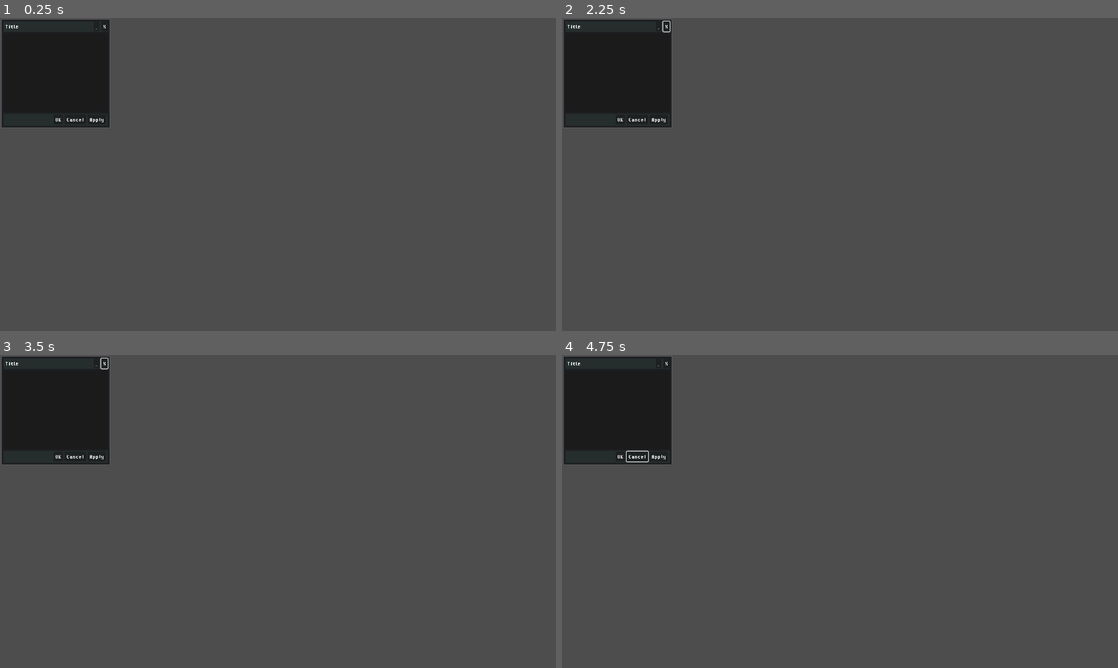
Above: before the commit, frames 1-4 (two rows, left to right).
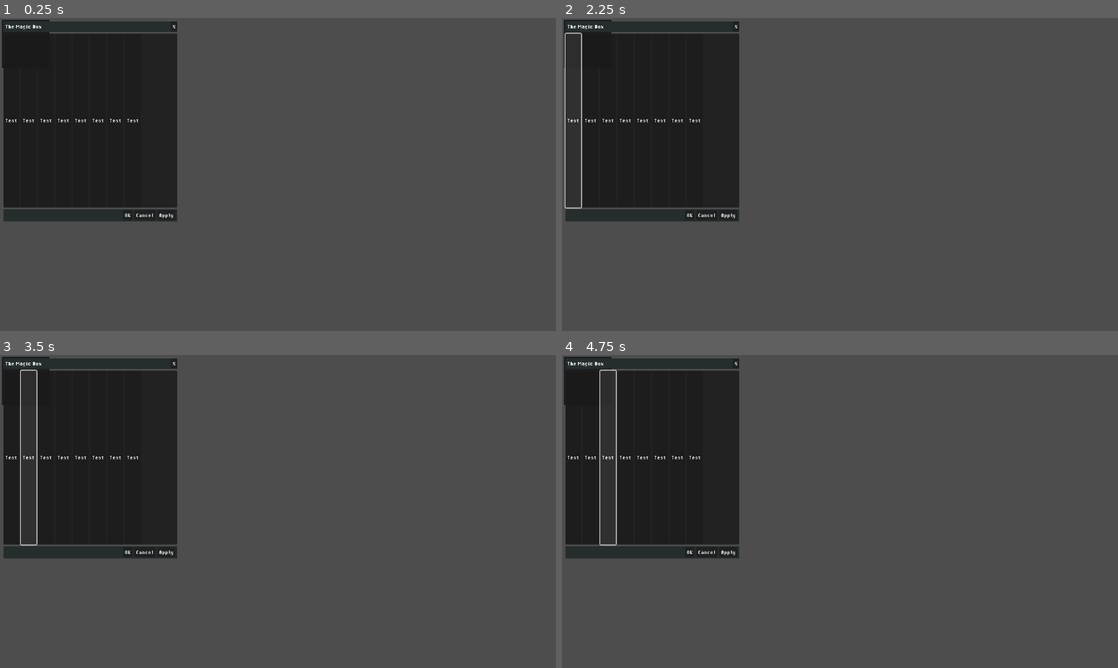
Above: after the commit, the same moments.

Repository: crazeejeeves/godot-experiments
Game: Godot game, scene res://ui_components/ui_test.tscn
Same seed, same stepped clock (60 frames per second), same inputs: the game is played once before the commit and once after it.
Inputs (mouse positions are in pixels of both pictures, inside the frame that each line leads up to):
- Up to frame 1 (0.25 s): no input
- Up to frame 2 (2.25 s): click (656, 27) at 0.5 s, where only the run before the commit has a clickable "_"; click "X" at 1.25 s; click (573, 121) at 2 s, where only the run after the commit has a clickable "Test"
- Up to frame 3 (3.5 s): click (27, 458) at 2.75 s, where only the run after the commit has a clickable "Test"
- Up to frame 4 (4.75 s): click "Cancel" at 3.5 s; click (606, 458) at 4.25 s, where only the run after the commit has a clickable "Test"

The runs differ from the first frame. In frame 1, 13% of the frame differs, in the area x 0-32%, y 0-65%; in frame 2, 14%; in frame 3, 14%; in frame 4, 14%.

Commit message:
Added configuration API to UIBaseDialog

Diff:
--- a/ui_components/components/base_dialog.tscn
+++ /dev/null
@@ -1,110 +0,0 @@
-[gd_scene load_steps=3 format=3 uid="uid://l2imaovngp4o"]
-
-[ext_resource type="Theme" uid="uid://ckiub1d61j00q" path="res://assets/theme_experimental.tres" id="1_f2nq2"]
-[ext_resource type="Texture2D" uid="uid://bnfkql06x4ukn" path="res://ui_components/ui-protoype.png" id="2_av0fp"]
-
-[node name="dialog_bg" type="NinePatchRect"]
-custom_minimum_size = Vector2(0, 120)
-offset_right = 256.0
-offset_bottom = 256.0
-theme = ExtResource("1_f2nq2")
-texture = ExtResource("2_av0fp")
-region_rect = Rect2(-0.211121, 0.0343952, 64.0951, 64.4221)
-patch_margin_left = 59
-patch_margin_top = 5
-patch_margin_right = 59
-patch_margin_bottom = 5
-axis_stretch_horizontal = 1
-axis_stretch_vertical = 1
-
-[node name="window_margins" type="MarginContainer" parent="."]
-layout_mode = 1
-anchors_preset = 15
-anchor_right = 1.0
-anchor_bottom = 1.0
-grow_horizontal = 2
-grow_vertical = 2
-theme_override_constants/margin_left = 8
-theme_override_constants/margin_top = 8
-theme_override_constants/margin_right = 8
-theme_override_constants/margin_bottom = 8
-
-[node name="window_body" type="VBoxContainer" parent="window_margins"]
-layout_mode = 2
-
-[node name="header" type="ColorRect" parent="window_margins/window_body"]
-custom_minimum_size = Vector2(0, 24)
-layout_mode = 2
-color = Color(0.14902, 0.176471, 0.176471, 1)
-
-[node name="header_margins" type="MarginContainer" parent="window_margins/window_body/header"]
-layout_mode = 1
-anchors_preset = 15
-anchor_right = 1.0
-anchor_bottom = 1.0
-grow_horizontal = 2
-grow_vertical = 2
-size_flags_horizontal = 3
-theme_override_constants/margin_left = 4
-
-[node name="header_container" type="HBoxContainer" parent="window_margins/window_body/header/header_margins"]
-layout_mode = 2
-size_flags_vertical = 0
-
-[node name="title" type="Label" parent="window_margins/window_body/header/header_margins/header_container"]
-layout_mode = 2
-size_flags_horizontal = 2
-size_flags_vertical = 1
-text = "Title"
-vertical_alignment = 1
-
-[node name="collapse" type="Button" parent="window_margins/window_body/header/header_margins/header_container"]
-layout_mode = 2
-size_flags_horizontal = 8
-size_flags_vertical = 4
-text = "_"
-
-[node name="close" type="Button" parent="window_margins/window_body/header/header_margins/header_container"]
-layout_mode = 2
-size_flags_horizontal = 8
-size_flags_vertical = 4
-text = "X"
-
-[node name="content" type="PanelContainer" parent="window_margins/window_body"]
-custom_minimum_size = Vector2(0, 50)
-layout_mode = 2
-size_flags_vertical = 3
-
-[node name="footer" type="ColorRect" parent="window_margins/window_body"]
-custom_minimum_size = Vector2(0, 28)
-layout_mode = 2
-color = Color(0.14902, 0.176471, 0.176471, 1)
-
-[node name="footer_margins" type="MarginContainer" parent="window_margins/window_body/footer"]
-layout_mode = 1
-anchors_preset = 15
-anchor_right = 1.0
-anchor_bottom = 1.0
-grow_horizontal = 2
-grow_vertical = 2
-theme_override_constants/margin_left = 4
-theme_override_constants/margin_top = 2
-theme_override_constants/margin_right = 4
-theme_override_constants/margin_bottom = 2
-
-[node name="footer_container" type="HBoxContainer" parent="window_margins/window_body/footer/footer_margins"]
-layout_mode = 2
-size_flags_horizontal = 8
-size_flags_vertical = 4
-
-[node name="ok" type="Button" parent="window_margins/window_body/footer/footer_margins/footer_container"]
-layout_mode = 2
-text = "OK"
-
-[node name="cancel" type="Button" parent="window_margins/window_body/footer/footer_margins/footer_container"]
-layout_mode = 2
-text = "Cancel"
-
-[node name="apply" type="Button" parent="window_margins/window_body/footer/footer_margins/footer_container"]
-layout_mode = 2
-text = "Apply"
--- /dev/null
+++ b/ui_components/components/ui_base_dialog.gd
@@ -0,0 +1,73 @@
+class_name UIBaseDialog
+extends Control
+
+
+signal ok_pressed
+signal cancel_pressed
+signal apply_pressed
+signal close_pressed
+
+
+enum UIDialogActions {
+    UIDA_CUSTOM = 0,
+    UIDA_OK = 1,
+    UIDA_CANCEL = 2,
+    UIDA_APPLY = 4
+}
+
+
+@export var title: StringName = "Title":
+    get:
+        return title
+    set(value):
+        title = value
+        %title.text = title
+
+@export_flags("OK", "Cancel", "Apply") var action_flags: int = int(UIDialogActions.UIDA_OK)
+
+
+@onready var _ui_title: Label = %title
+#@onready var _ui_action_container: HBoxContainer = %action_container
+
+
+func _ready():
+    _ui_title.text = title
+    _configure_default_actions()
+
+
+func add_content(content: Control) -> void:
+    if !content:
+        return
+
+    var prev_content: Control = %body.get_child(0)
+    if prev_content:
+        %body.remove_child(prev_content)
+
+    %body.add_child(content)
+    content.size_flags_horizontal = Control.SIZE_FILL
+    content.size_flags_vertical = Control.SIZE_FILL
+
+
+func _configure_default_actions() -> void:
+    %action_ok.visible = bool(action_flags & UIDialogActions.UIDA_OK)
+    %action_cancel.visible = bool(action_flags & UIDialogActions.UIDA_CANCEL)
+    %action_apply.visible = bool(action_flags & UIDialogActions.UIDA_APPLY)
+
+    _register_action(%action_ok, UIDialogActions.UIDA_OK, -1)
+    _register_action(%action_cancel, UIDialogActions.UIDA_CANCEL, -1)
+    _register_action(%action_apply, UIDialogActions.UIDA_APPLY, -1)
+
+
+func _register_action(control: BaseButton, action_type: UIDialogActions, id: int, callback: Callable = _on_action_pressed) -> void:
+    var bound_pressed_callback = callback.bind(action_type, id)
+    control.pressed.connect(bound_pressed_callback)
+
+
+func _on_action_pressed(action_type: UIDialogActions, _id: int) -> void:
+    match(action_type):
+        UIDialogActions.UIDA_OK:
+            ok_pressed.emit()
+        UIDialogActions.UIDA_CANCEL:
+            cancel_pressed.emit()
+        UIDialogActions.UIDA_APPLY:
+            apply_pressed.emit()
--- /dev/null
+++ b/ui_components/components/ui_base_dialog.tscn
@@ -0,0 +1,122 @@
+[gd_scene load_steps=4 format=3 uid="uid://xwn2ksvvw3mb"]
+
+[ext_resource type="Theme" uid="uid://ckiub1d61j00q" path="res://assets/theme_experimental.tres" id="1_f2nq2"]
+[ext_resource type="Script" path="res://ui_components/components/ui_base_dialog.gd" id="1_rp3y7"]
+[ext_resource type="Texture2D" uid="uid://bnfkql06x4ukn" path="res://ui_components/ui-protoype.png" id="2_av0fp"]
+
+[node name="Control" type="Control"]
+custom_minimum_size = Vector2(0, 120)
+layout_mode = 3
+anchor_right = 1.0
+anchor_bottom = 1.0
+offset_right = -1080.0
+offset_bottom = -520.0
+size_flags_horizontal = 3
+size_flags_vertical = 3
+script = ExtResource("1_rp3y7")
+
+[node name="dialog_bg" type="NinePatchRect" parent="."]
+custom_minimum_size = Vector2(0, 120)
+layout_mode = 1
+anchors_preset = -1
+anchor_right = 1.0
+anchor_bottom = 1.0
+theme = ExtResource("1_f2nq2")
+texture = ExtResource("2_av0fp")
+region_rect = Rect2(-0.211121, 0.0343952, 64.0951, 64.4221)
+patch_margin_left = 59
+patch_margin_top = 5
+patch_margin_right = 59
+patch_margin_bottom = 5
+axis_stretch_horizontal = 1
+axis_stretch_vertical = 1
+
+[node name="window_margins" type="MarginContainer" parent="dialog_bg"]
+layout_mode = 1
+anchors_preset = -1
+anchor_right = 1.0
+anchor_bottom = 1.0
+theme_override_constants/margin_left = 8
+theme_override_constants/margin_top = 8
+theme_override_constants/margin_right = 8
+theme_override_constants/margin_bottom = 8
+
+[node name="window_clientarea" type="VBoxContainer" parent="dialog_bg/window_margins"]
+layout_mode = 2
+
+[node name="header" type="ColorRect" parent="dialog_bg/window_margins/window_clientarea"]
+custom_minimum_size = Vector2(0, 24)
+layout_mode = 2
+color = Color(0.14902, 0.176471, 0.176471, 1)
+
+[node name="margins" type="MarginContainer" parent="dialog_bg/window_margins/window_clientarea/header"]
+layout_mode = 1
+anchors_preset = 15
+anchor_right = 1.0
+anchor_bottom = 1.0
+grow_horizontal = 2
+grow_vertical = 2
+size_flags_horizontal = 3
+theme_override_constants/margin_left = 4
+
+[node name="container" type="HBoxContainer" parent="dialog_bg/window_margins/window_clientarea/header/margins"]
+layout_mode = 2
+size_flags_vertical = 0
+
+[node name="title" type="Label" parent="dialog_bg/window_margins/window_clientarea/header/margins/container"]
+unique_name_in_owner = true
+layout_mode = 2
+size_flags_horizontal = 3
+size_flags_vertical = 1
+text = "Title"
+vertical_alignment = 1
+
+[node name="close" type="Button" parent="dialog_bg/window_margins/window_clientarea/header/margins/container"]
+layout_mode = 2
+size_flags_horizontal = 8
+size_flags_vertical = 4
+text = "X"
+
+[node name="body" type="PanelContainer" parent="dialog_bg/window_margins/window_clientarea"]
+unique_name_in_owner = true
+custom_minimum_size = Vector2(0, 50)
+layout_mode = 2
+size_flags_vertical = 3
+
+[node name="footer" type="ColorRect" parent="dialog_bg/window_margins/window_clientarea"]
+custom_minimum_size = Vector2(0, 28)
+layout_mode = 2
+color = Color(0.14902, 0.176471, 0.176471, 1)
+
+[node name="margins" type="MarginContainer" parent="dialog_bg/window_margins/window_clientarea/footer"]
+layout_mode = 1
+anchors_preset = 15
+anchor_right = 1.0
+anchor_bottom = 1.0
+grow_horizontal = 2
+grow_vertical = 2
+theme_override_constants/margin_left = 4
+theme_override_constants/margin_top = 2
+theme_override_constants/margin_right = 4
+theme_override_constants/margin_bottom = 2
+
+[node name="action_container" type="HBoxContainer" parent="dialog_bg/window_margins/window_clientarea/footer/margins"]
+unique_name_in_owner = true
+layout_mode = 2
+size_flags_horizontal = 8
+size_flags_vertical = 4
+
+[node name="action_ok" type="Button" parent="dialog_bg/window_margins/window_clientarea/footer/margins/action_container"]
+unique_name_in_owner = true
+layout_mode = 2
+text = "OK"
+
+[node name="action_cancel" type="Button" parent="dialog_bg/window_margins/window_clientarea/footer/margins/action_container"]
+unique_name_in_owner = true
+layout_mode = 2
+text = "Cancel"
+
+[node name="action_apply" type="Button" parent="dialog_bg/window_margins/window_clientarea/footer/margins/action_container"]
+unique_name_in_owner = true
+layout_mode = 2
+text = "Apply"
--- /dev/null
+++ b/ui_components/test_content.tscn
@@ -0,0 +1,56 @@
+[gd_scene format=3 uid="uid://daq5c22jvn4x1"]
+
+[node name="test_content" type="Control"]
+custom_minimum_size = Vector2(400, 400)
+layout_mode = 3
+anchors_preset = 0
+offset_right = 400.0
+offset_bottom = 400.0
+
+[node name="Panel" type="Panel" parent="."]
+layout_mode = 1
+anchors_preset = 15
+anchor_right = 1.0
+anchor_bottom = 1.0
+grow_horizontal = 2
+grow_vertical = 2
+
+[node name="HBoxContainer" type="HBoxContainer" parent="Panel"]
+layout_mode = 1
+anchors_preset = 15
+anchor_right = 1.0
+anchor_bottom = 1.0
+grow_horizontal = 2
+grow_vertical = 2
+
+[node name="Button" type="Button" parent="Panel/HBoxContainer"]
+layout_mode = 2
+text = "Test"
+
+[node name="Button2" type="Button" parent="Panel/HBoxContainer"]
+layout_mode = 2
+text = "Test"
+
+[node name="Button3" type="Button" parent="Panel/HBoxContainer"]
+layout_mode = 2
+text = "Test"
+
+[node name="Button4" type="Button" parent="Panel/HBoxContainer"]
+layout_mode = 2
+text = "Test"
+
+[node name="Button5" type="Button" parent="Panel/HBoxContainer"]
+layout_mode = 2
+text = "Test"
+
+[node name="Button6" type="Button" parent="Panel/HBoxContainer"]
+layout_mode = 2
+text = "Test"
+
+[node name="Button7" type="Button" parent="Panel/HBoxContainer"]
+layout_mode = 2
+text = "Test"
+
+[node name="Button8" type="Button" parent="Panel/HBoxContainer"]
+layout_mode = 2
+text = "Test"
--- a/ui_components/ui_test.gd
+++ b/ui_components/ui_test.gd
@@ -1,10 +1,24 @@
 extends Control
+
+@onready var dialog: UIBaseDialog = $dialog
 
 
 # Called when the node enters the scene tree for the first time.
 func _ready() -> void:
+    dialog.title = "The Magic Box"
+    dialog.ok_pressed.connect(on_ok)
+    dialog.apply_pressed.connect(on_apply)
+
+    var temp: PackedScene = load("res://ui_components/test_content.tscn")
+    dialog.add_content(temp.instantiate())
+
+
+func _process(_delta: float) -> void:
     pass
 
-# Called every frame. 'delta' is the elapsed time since the previous frame.
-func _process(_delta: float) -> void:
-    pass
+
+func on_ok():
+    print("OK")
+
+func on_apply():
+    print("Apply")
--- a/ui_components/ui_test.tscn
+++ b/ui_components/ui_test.tscn
@@ -1,6 +1,6 @@
-[gd_scene load_steps=4 format=3 uid="uid://pktxac24pusc"]
+[gd_scene load_steps=4 format=3 uid="uid://bysm3neh65fy6"]
 
-[ext_resource type="PackedScene" uid="uid://l2imaovngp4o" path="res://ui_components/components/base_dialog.tscn" id="1_21kwy"]
+[ext_resource type="PackedScene" uid="uid://xwn2ksvvw3mb" path="res://ui_components/components/ui_base_dialog.tscn" id="1_21kwy"]
 [ext_resource type="Script" path="res://ui_components/ui_test.gd" id="1_43ypa"]
 [ext_resource type="Script" path="res://core/threading/job_controller.gd" id="1_mf5ty"]
 
@@ -16,3 +16,4 @@
 
 [node name="dialog" parent="." instance=ExtResource("1_21kwy")]
 layout_mode = 0
+action_flags = 7
